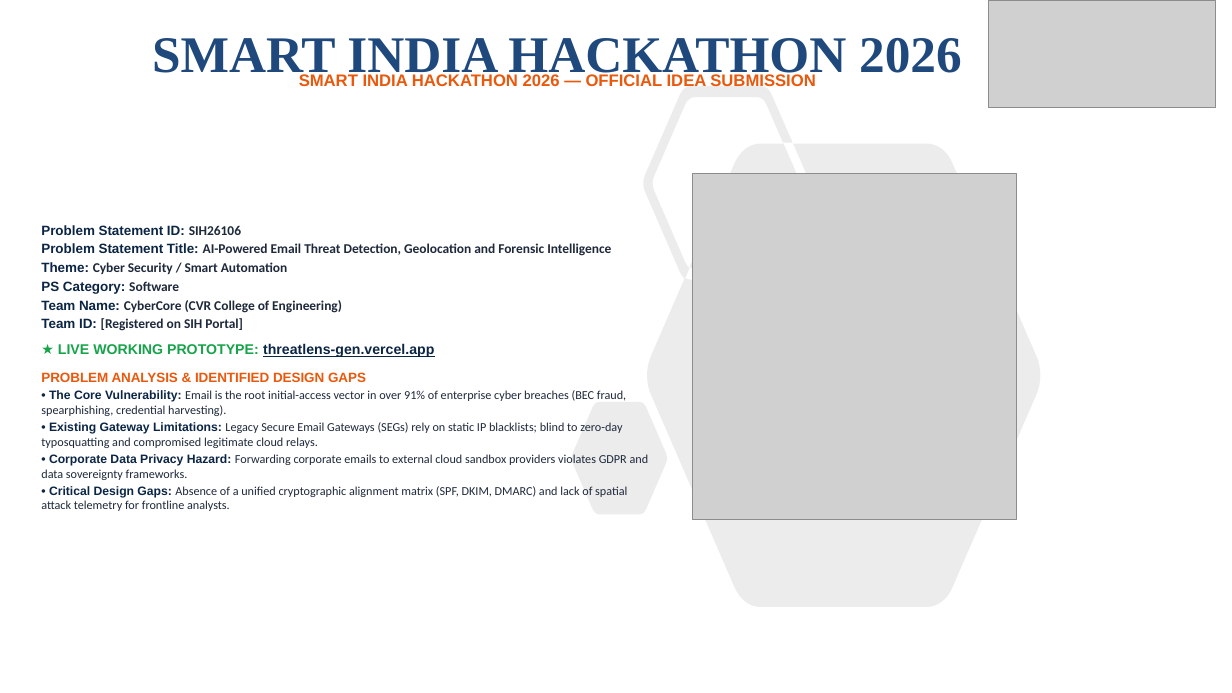
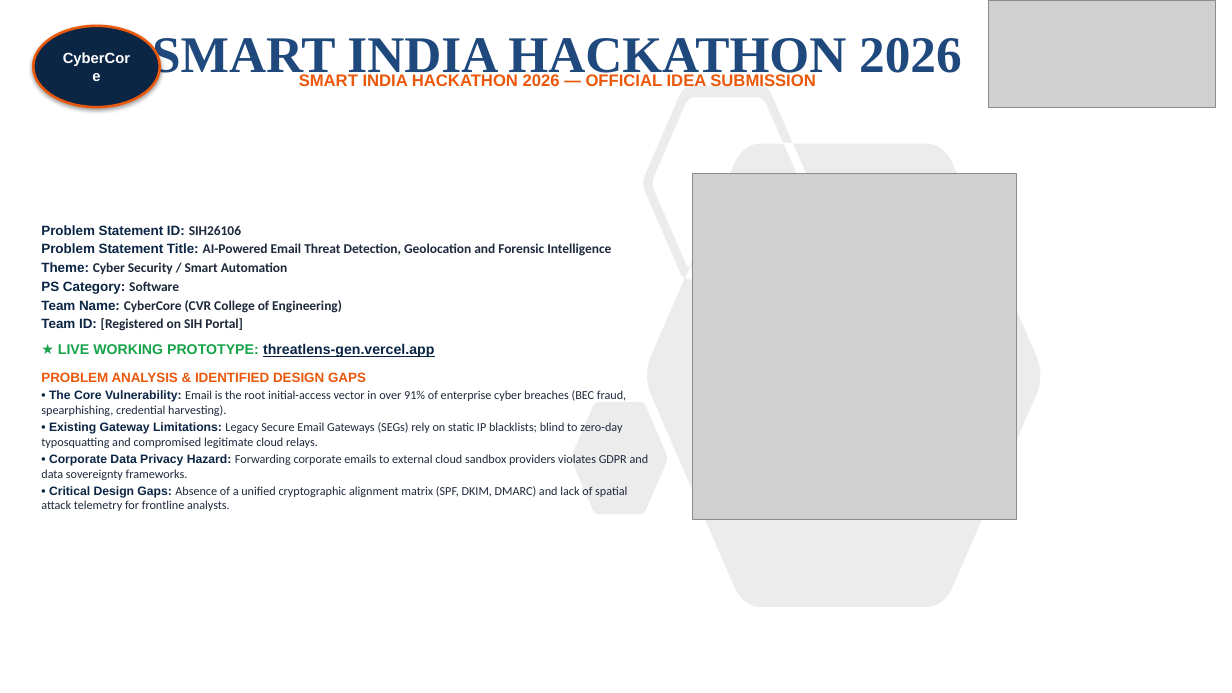
Before and after one commit to viswakpullepu/threatlens, a slide deck: slide 1 of SIH2026_ThreatLens_AI_Official_Submission.pptx. Drawn at 1232x693 pixels with LibreOffice and Linux fonts; fonts in the diff are those of the drawing; grey boxes stand for pictures. Boxes give left, top, right and bottom in pixels: in the first picture for what was removed or moved away, otherwise in the second. Text is boxed around its words. In the diff, an @@ line names an element or a change of style, - is before the commit and + after.

Commit message:
fix(ppt): ensure CyberCore oval badge is rendered on top-left of every slide

```diff
--- a/SIH2026_ThreatLens_AI_Official_Submission.pptx
+++ b/SIH2026_ThreatLens_AI_Official_Submission.pptx
@@ ellipse added at (x1=33, y1=26, x2=160, y2=107), fill #0B2545, outline #EA580C 2 pt, 11.5 pt, text #FFFFFF, bold @@
+CyberCore
```
Also in this commit, not shown: 5 other slides changed, 1 other file.
